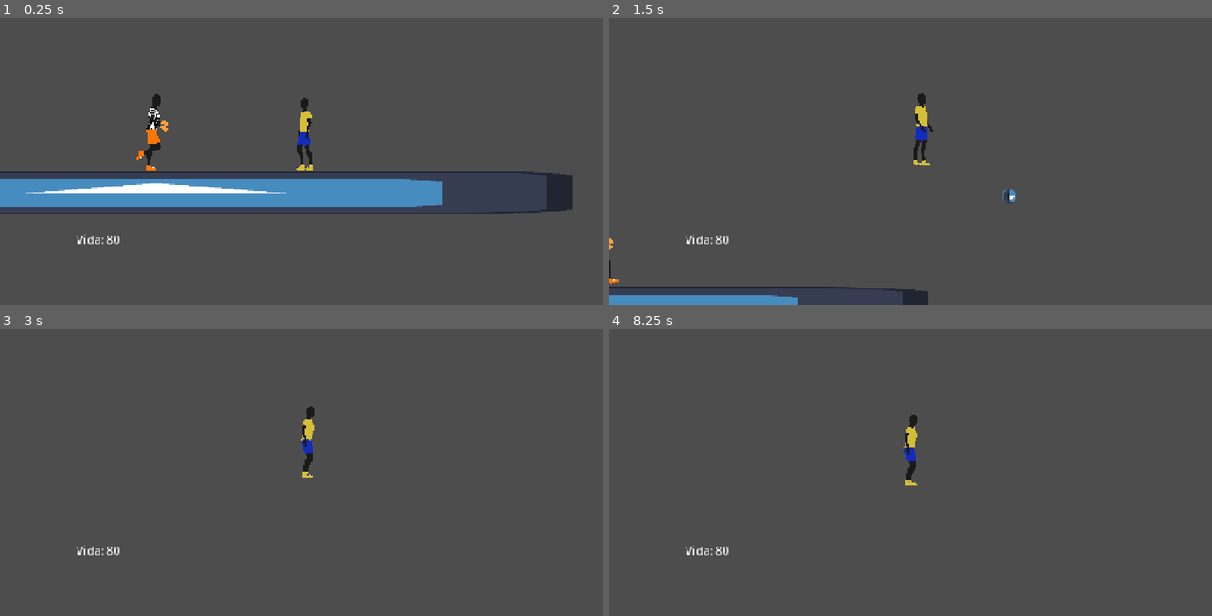
Above: before the commit, frames 1-4 (two rows, left to right).
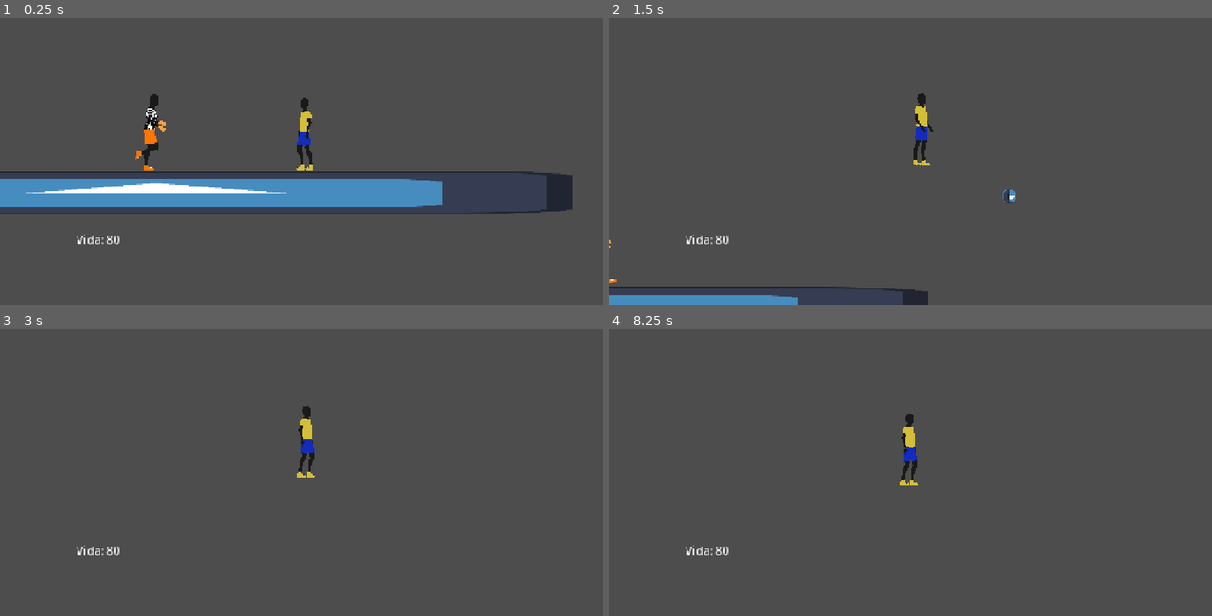
Above: after the commit, the same moments.

Repository: yGabrielT/A-Sombra-de-um-Jogador
Game: Godot game, scene res://Scenes/MainScenes/node_2d.tscn
Two runs of this game, one before a commit and one after it. Both use one fixed random seed, a clock stepped at 60 frames per second and the inputs below. The engine's default icon, where the game draws it, is replaced by a stand-in: a white triangle on a blue panel in a dark square.
Inputs (mouse positions are in pixels of both pictures, inside the frame that each line leads up to):
- Up to frame 1 (0.25 s): no input
- Up to frame 2 (1.5 s): move the mouse to (1049, 118) at 0.52 s; hold D (right) from 0.53 s (still down); right-click (1049, 118) at 0.6 s; tap W (up) at 0.77, 1.07 s; click (1049, 118) at 0.8 s; move the mouse to (789, 150) at 1.27 s; click (789, 150) at 1.35 s
- Up to frame 3 (3 s): tap W (up) at 1.52, 1.55, 1.82, 2.1 s; move the mouse to (367, 369) at 2.02 s; release D (right) at 2.03 s; hold A (left) 2.03-2.78 s; right-click (367, 369) at 2.3 s; move the mouse to (271, 512) at 2.77 s; hold D (right) from 2.78 s (still down); right-click (271, 512) at 2.85 s
- Up to frame 4 (8.25 s): tap W (up) at 3.02, 3.32, 3.77, 3.8, 4.07, 4.52, 4.82, 5.85, 6.02, 6.32, 6.77, 7.07, 7.52, 7.82 s; click (880, 512) at 3.05 s; move the mouse to (1097, 495) at 3.52 s; click (1097, 495) at 3.6 s; move the mouse to (729, 395) at 4.27 s; release D (right) at 4.28 s; hold A (left) 4.28-5.03 s; right-click (729, 395) at 4.35 s; move the mouse to (946, 443) at 5.02 s; hold D (right) 5.03-5.78 s; click (946, 443) at 5.1 s; move the mouse to (820, 360) at 5.77 s; hold A (left) 5.78-7.28 s; move the mouse to (1049, 429) at 6.52 s; right-click (1049, 429) at 6.6 s; move the mouse to (789, 461) at 7.27 s; hold D (right) from 7.28 s (still down); click (789, 461) at 7.35 s; move the mouse to (976, 369) at 8.02 s; right-click (976, 369) at 8.1 s

The runs differ from the first frame. In frame 1, 0.3% of the frame differs, in the area x 22-28%, y 26-54%; in frame 2, less than 0.1%; in frame 3, 0.3%; in frame 4, 0.3%.

Commit message:
abstracted enemies

Diff:
--- a/Scenes/InstaceableScenes/enemy2.tscn
+++ b/Scenes/InstaceableScenes/goalie.tscn
@@ -1,6 +1,6 @@
 [gd_scene format=3 uid="uid://bxmxnrqu6f2qy"]
 
-[ext_resource type="Script" uid="uid://c1my5hdpa4p2s" path="res://Scripts/enemy_2.gd" id="1_jvskp"]
+[ext_resource type="Script" uid="uid://c1my5hdpa4p2s" path="res://Scripts/goalie.gd" id="1_46fa0"]
 [ext_resource type="Texture2D" uid="uid://crisv0h1u1hkg" path="res://Sprites/goalie/melee_attack/0001.png" id="3_ycmvt"]
 [ext_resource type="Texture2D" uid="uid://drxmcn2ttd516" path="res://Sprites/goalie/melee_attack/0002.png" id="4_ys5p4"]
 [ext_resource type="Texture2D" uid="uid://dshe5202in4n" path="res://Sprites/goalie/melee_attack/0003.png" id="5_l4rrg"]
@@ -217,10 +217,10 @@
 [sub_resource type="RectangleShape2D" id="RectangleShape2D_p4idi"]
 size = Vector2(95, 136)
 
-[node name="Enemy2" type="CharacterBody2D" unique_id=990431236]
+[node name="Goalie" type="CharacterBody2D" unique_id=990431236]
 collision_layer = 2
 collision_mask = 12
-script = ExtResource("1_jvskp")
+script = ExtResource("1_46fa0")
 speed = 100
 
 [node name="CollisionShape2D" type="CollisionShape2D" parent="." unique_id=582716315]
@@ -232,7 +232,7 @@
 collision_mask = 5
 hit_from_inside = true
 
-[node name="AnimatedSprite2D" type="AnimatedSprite2D" parent="." unique_id=15574101]
+[node name="Sprite" type="AnimatedSprite2D" parent="." unique_id=15574101]
 scale = Vector2(0.9, 0.9)
 sprite_frames = SubResource("SpriteFrames_g4v7s")
 animation = &"walk_cycle"
@@ -246,4 +246,5 @@
 position = Vector2(-1.5, 3)
 shape = SubResource("RectangleShape2D_p4idi")
 
-[connection signal="body_entered" from="Area2D" to="." method="_on_body_entered"]
+[connection signal="area_entered" from="Area2D" to="." method="on_area_enemy_hit"]
+[connection signal="body_entered" from="Area2D" to="." method="on_enemy_hit"]
--- a/Scenes/InstaceableScenes/player.tscn
+++ b/Scenes/InstaceableScenes/player.tscn
@@ -823,7 +823,7 @@
 
 [node name="MeleeHitbox" type="Area2D" parent="." unique_id=1885001232]
 position = Vector2(22, 0)
-collision_layer = 2
+collision_layer = 8
 collision_mask = 2
 monitoring = false
 
@@ -859,5 +859,3 @@
 grow_vertical = 0
 size_flags_horizontal = 0
 text = "Vida: 100"
-
-[connection signal="area_entered" from="MeleeHitbox" to="." method="_on_melee_hitbox_area_entered"]
--- a/Scenes/InstaceableScenes/enemy1.tscn
+++ b/Scenes/InstaceableScenes/referee.tscn
@@ -1,27 +1,28 @@
 [gd_scene format=3 uid="uid://cw220udyo54ey"]
 
-[ext_resource type="Script" uid="uid://dpahxfyn4jq82" path="res://Scripts/enemy_1.gd" id="1_613ys"]
+[ext_resource type="Script" uid="uid://dpahxfyn4jq82" path="res://Scripts/referee.gd" id="1_613ys"]
 [ext_resource type="Texture2D" uid="uid://cycd0l2yenap2" path="res://icon.svg" id="1_mwujb"]
 [ext_resource type="PackedScene" uid="uid://dlhmvb5k3ji5p" path="res://Scenes/InstaceableScenes/card.tscn" id="2_ymk2p"]
 
 [sub_resource type="RectangleShape2D" id="RectangleShape2D_mwujb"]
 size = Vector2(52, 116)
 
-[node name="Enemy1" type="Area2D" unique_id=979487273]
+[node name="Referee" type="CharacterBody2D" unique_id=732526753]
 collision_layer = 2
 collision_mask = 12
 script = ExtResource("1_613ys")
 card_scene = ExtResource("2_ymk2p")
+attack_cooldown = 3
 
 [node name="CollisionShape2D" type="CollisionShape2D" parent="." unique_id=582716315]
 shape = SubResource("RectangleShape2D_mwujb")
 
-[node name="Icon" type="Sprite2D" parent="." unique_id=1710925286]
+[node name="Sprite" type="Sprite2D" parent="." unique_id=1710925286]
 modulate = Color(0.98274976, 6.08854e-06, 1.540184e-06, 1)
 scale = Vector2(0.40625, 0.859375)
 texture = ExtResource("1_mwujb")
 
-[node name="Icon" type="Sprite2D" parent="Icon" unique_id=947950936]
+[node name="Icon" type="Sprite2D" parent="Sprite" unique_id=947950936]
 modulate = Color(0.98274976, 6.08854e-06, 1.540184e-06, 1)
 position = Vector2(61.538464, 5.818182)
 scale = Vector2(0.40625, 0.859375)
@@ -31,4 +32,12 @@
 target_position = Vector2(600, 0)
 collision_mask = 5
 
-[connection signal="body_entered" from="." to="." method="_on_body_entered"]
+[node name="Area2D" type="Area2D" parent="." unique_id=232830306]
+collision_layer = 2
+collision_mask = 12
+
+[node name="CollisionShape2D" type="CollisionShape2D" parent="Area2D" unique_id=1008546462]
+shape = SubResource("RectangleShape2D_mwujb")
+
+[connection signal="area_entered" from="Area2D" to="." method="on_area_enemy_hit"]
+[connection signal="body_entered" from="Area2D" to="." method="on_enemy_hit"]
--- a/Scenes/MainScenes/node_2d.tscn
+++ b/Scenes/MainScenes/node_2d.tscn
@@ -2,9 +2,9 @@
 
 [ext_resource type="Texture2D" uid="uid://cycd0l2yenap2" path="res://icon.svg" id="1_bhfwh"]
 [ext_resource type="PackedScene" uid="uid://jolm6nu8s3" path="res://Scenes/InstaceableScenes/player.tscn" id="2_ey2t1"]
-[ext_resource type="PackedScene" uid="uid://cw220udyo54ey" path="res://Scenes/InstaceableScenes/enemy1.tscn" id="3_ey2t1"]
+[ext_resource type="PackedScene" uid="uid://cw220udyo54ey" path="res://Scenes/InstaceableScenes/referee.tscn" id="3_ey2t1"]
 [ext_resource type="Script" uid="uid://cjersx80p6f7d" path="res://Scripts/game_controller.gd" id="4_a1ksf"]
-[ext_resource type="PackedScene" uid="uid://bxmxnrqu6f2qy" path="res://Scenes/InstaceableScenes/enemy2.tscn" id="5_8wmor"]
+[ext_resource type="PackedScene" uid="uid://bxmxnrqu6f2qy" path="res://Scenes/InstaceableScenes/goalie.tscn" id="5_8wmor"]
 
 [sub_resource type="RectangleShape2D" id="RectangleShape2D_yf5fn"]
 size = Vector2(1179, 61)
@@ -28,11 +28,11 @@
 position = Vector2(576.5, 631.5)
 shape = SubResource("RectangleShape2D_yf5fn")
 
-[node name="Enemy2" parent="." unique_id=158617224 instance=ExtResource("5_8wmor")]
+[node name="Goalie" parent="." unique_id=158617224 instance=ExtResource("5_8wmor")]
 position = Vector2(541, 540)
 collision_mask = 9
 
-[node name="Enemy1" parent="." unique_id=979487273 instance=ExtResource("3_ey2t1")]
+[node name="Referee" parent="." unique_id=979487273 instance=ExtResource("3_ey2t1")]
 position = Vector2(98, 542)
 
 [node name="GameControllers" type="Node2D" parent="." unique_id=28470293]
--- a/Scripts/card.gd
+++ b/Scripts/card.gd
@@ -1,23 +1,10 @@
 extends Area2D
 
-var direction = 1
-
-# Called when the node enters the scene tree for the first time.
-func _ready() -> void:
-	pass # Replace with function body.
+var direction : int
 
 
-# Called every frame. 'delta' is the elapsed time since the previous frame.
 func _process(_delta: float) -> void:
-	if direction == 1:
+	if direction == Enemy.Direction.RIGHT:
 		self.position.x += 2
 	else:
 		self.position.x -= 2
-
-
-
-
-
-func _on_body_entered(body: Node2D) -> void:
-	body.health -= 10
-	queue_free()
--- /dev/null
+++ b/Scripts/enemy.gd
@@ -0,0 +1,44 @@
+class_name Enemy
+extends CharacterBody2D
+
+@export var health := 100
+@export var attack_cooldown := 1
+
+enum Direction {LEFT,RIGHT}
+
+var current_direction : int
+var initial_raycast_target_position : Vector2
+
+@onready var raycast : RayCast2D = $RayCast2D
+@onready var sprite := $Sprite
+
+func _ready() -> void:
+	initial_raycast_target_position = raycast.target_position
+
+func _process(delta: float) -> void:
+	check_direction()
+
+func check_direction():
+	if Global.game_controller.player.global_position.x > self.global_position.x:
+		current_direction = Direction.RIGHT
+		raycast.target_position = initial_raycast_target_position
+		sprite.flip_h = false
+	if Global.game_controller.player.global_position.x <= self.global_position.x:
+		current_direction = Direction.LEFT
+		raycast.target_position = -initial_raycast_target_position
+		sprite.flip_h = true
+
+func on_enemy_hit(body: Node2D) -> void:
+
+	if body.name == "Ball" or body.name == "MeleeHitbox":
+		health -= 35
+		if health <= 0:
+			self.queue_free()
+		body.queue_free()
+
+func on_area_enemy_hit(area: Area2D) -> void:
+	print(area.name)
+	if area.name == "MeleeHitbox":
+		health -= 10
+		if health <= 0:
+			self.queue_free()
--- a/Scripts/enemy_1.gd
+++ /dev/null
@@ -1,52 +0,0 @@
-extends Area2D
-
-@export var shoot_cooldown := 3
-@export var card_scene : PackedScene
-@export var health := 100
-@onready var raycast := $RayCast2D
-var can_shoot := true
-var shoot_timer : float
-var direction = 1
-
-# Called when the node enters the scene tree for the first time.
-func _ready() -> void:
-	pass # Replace with function body.
-
-
-# Called every frame. 'delta' is the elapsed time since the previous frame.
-func _process(delta: float) -> void:
-	if Global.game_controller.player.global_position.x < self.global_position.x:
-		self.scale.x = -1
-		direction = -1
-	else:
-		direction = 1
-		self.scale.x = 1
-
-	if raycast.get_collider() != null && raycast.get_collider().name == "Player":
-		shoot_card(delta)
-	if health <= 0:
-		queue_free()
-
-
-func shoot_card(delta):
-	if can_shoot:
-		can_shoot = false
-		var card_instance = card_scene.instantiate()
-		get_tree().current_scene.add_child(card_instance)
-		card_instance.direction = direction
-		card_instance.global_position = self.global_position
-		card_instance.rotation = -180
-		print("jogou carta")
-	else:
-		if shoot_timer < shoot_cooldown:
-			shoot_timer += delta
-		else:
-			can_shoot = true
-			shoot_timer = 0
-
-
-
-func _on_body_entered(body: Node2D) -> void:
-	if body.name == "Ball":
-		health -= 35
-		body.queue_free()
--- a/Scripts/enemy_2.gd
+++ /dev/null
@@ -1,77 +0,0 @@
-extends CharacterBody2D
-
-@export var shoot_cooldown := 1
-@export var card_scene : PackedScene
-@export var health := 100
-@export var speed := 60
-
-@onready var raycast := $RayCast2D
-@onready var sprite := $AnimatedSprite2D
-var can_melee := true
-var melee_timer : float
-var can_walk := true
-var direction = 1
-var initial_target_pos : Vector2
-var can_jump = true
-
-# Called when the node enters the scene tree for the first time.
-func _ready() -> void:
-	initial_target_pos = raycast.target_position
-
-
-# Called every frame. 'delta' is the elapsed time since the previous frame.
-func _physics_process(delta: float) -> void:
-	print(can_jump)
-	velocity.y += 2.5
-	if is_on_floor():
-		can_jump = true
-	else:
-		can_jump = false
-	if Global.game_controller.player.global_position.x > self.global_position.x:
-		handle_movement(1)
-	if Global.game_controller.player.global_position.x <= self.global_position.x:
-		handle_movement(-1)
-	if raycast.get_collider() != null && raycast.get_collider().name == "Player":
-		if can_melee:
-			can_melee = false
-			print("atacou na mão")
-			Global.game_controller.player.health -= 10
-	melee(delta)
-	if health <= 0:
-		queue_free()
-	move_and_slide()
-
-
-
-func handle_movement(cur_direction : int):
-
-	if can_melee:
-		direction = cur_direction
-		sprite.flip_h = true if cur_direction == -1 else false
-		raycast.target_position = -initial_target_pos if cur_direction == -1 else initial_target_pos
-		sprite.play("walk_cycle")
-		velocity.x = -speed if cur_direction == -1 else speed
-	else:
-		jump_to_attack()
-
-func melee(delta):
-	if !can_melee:
-		if melee_timer < shoot_cooldown:
-			melee_timer += delta
-		else:
-			can_melee = true
-			melee_timer = 0
-
-
-func jump_to_attack():
-	velocity.x = -speed * 2 if direction == -1 else speed * 2
-	if can_jump:
-		velocity.y = -75
-	sprite.play("melee_attack")
-
-
-func _on_body_entered(body: Node2D) -> void:
-	if body.name == "Ball":
-		sprite.play("melee_attack")
-		health -= 35
-		body.queue_free()
--- /dev/null
+++ b/Scripts/goalie.gd
@@ -0,0 +1,59 @@
+class_name Goalie
+extends Enemy
+
+@export var shoot_cooldown := 1
+@export var speed := 60
+
+var can_melee := true
+var melee_timer : float
+var can_jump = true
+
+
+func _ready() -> void:
+	super._ready()
+
+func _process(delta: float) -> void:
+	if can_melee:
+		super._process(delta)
+
+
+func _physics_process(delta: float) -> void:
+	velocity.y += 2.5
+	if is_on_floor():
+		can_jump = true
+	else:
+		can_jump = false
+	handle_movement()
+	if raycast.get_collider() != null && raycast.get_collider().name == "Player":
+		if can_melee:
+			can_melee = false
+			print("atacou na mão")
+			Global.game_controller.player.health -= 10
+	melee(delta)
+	if health <= 0:
+		queue_free()
+	move_and_slide()
+
+
+
+func handle_movement():
+	if can_melee:
+		sprite.play("walk_cycle")
+		velocity.x = -speed if current_direction == Direction.LEFT else speed
+	else:
+		jump_to_attack()
+
+func melee(delta):
+	if !can_melee:
+		if melee_timer < shoot_cooldown:
+			melee_timer += delta
+		else:
+			can_melee = true
+			melee_timer = 0
+
+
+func jump_to_attack():
+	velocity.x = -speed * 2 if current_direction == Direction.LEFT else speed * 2
+	if can_jump:
+		velocity.y = -75
+	sprite.play("melee_attack")
--- a/Scripts/player_controller.gd
+++ b/Scripts/player_controller.gd
@@ -6,7 +6,7 @@
 @export var gravity : int = 17
 @export var jump_strength : int = 600
 @export var shoot_strength : int = 10
-@export var meele_hitbox_timer := .1
+@export var meele_hitbox_timer := .01
 @export var ball_scene : PackedScene
 @export var camera : Camera2D
 @export var shoot_cooldown : float = .8
@@ -76,13 +76,13 @@
 	if is_on_floor():
 		velocity.y = -jump_strength
 		jumping = true
-		#char_sprite.play("jump")
 func shoot() -> void:
 	shooting = true
 	char_sprite.play("shoot")
 	await get_tree().create_timer(.2).timeout
 	var ball_instance := ball_scene.instantiate()
 	get_tree().current_scene.add_child(ball_instance)
+	ball_instance.name = "Ball"
 	ball_instance.global_position = ball_pos.global_position
 	var direction_to_mouse_ball = ball_pos.global_position.direction_to(mouse_pos)
 	ball_instance.apply_impulse(direction_to_mouse_ball * shoot_strength)
@@ -93,10 +93,8 @@
 func melee() -> void:
 	meele_hitbox.monitoring = true
 	meleeing = true
-	print("Iniciou carrinho")
 	char_sprite.play("head_bump")
 	await get_tree().create_timer(meele_hitbox_timer).timeout
-	print("Terminou carrinho")
 	meleeing = false
 	meele_hitbox.monitoring = false
 
@@ -105,30 +103,15 @@
 	var follow_camera_y := lerpf(camera.global_position.y, self.global_position.y, 10 * delta)
 	var middle_of_cam_and_mouse_x := lerpf(follow_camera_x, mouse_pos.x, .1)
 	var middle_of_cam_and_mouse_y := lerpf(follow_camera_y, mouse_pos.y, .01)
-#	var middle_of_cam_and_mouse := Vector2(follow_camera_x,follow_camera_y).lerp(mouse_pos, .1)
 	camera.global_position = Vector2(middle_of_cam_and_mouse_x, middle_of_cam_and_mouse_y)
 
-func _on_melee_hitbox_area_entered(area: Area2D) -> void:
-	area.health -= 50
-
 func handle_animations() -> void:
-	#print(char_sprite.is_playing())
 	if is_on_floor():
 		if is_on_air:
 			jumping = false
 			is_on_air = false
 	else:
 		is_on_air = true
-			#char_sprite.play("fall")
-			#print(char_sprite.animation)
-		#if raw_speed != 0:
-			#if char_sprite.animation != "shoot" and char_sprite.animation != "head_bump":
-				#char_sprite.play("walk")
-				#char_sprite.flip_h = true if raw_speed < 0 else false
-		#else:
-			#if char_sprite.animation != "fall" and char_sprite.animation != "shoot" and char_sprite.animation != "head_bump":
-				#char_sprite.play("idle")
-
 	char_sprite.flip_h = true if raw_speed < 0 else false
 	var idle = true if raw_speed == 0 else false
 	anim_tree.set("parameters/conditions/idle", idle)
--- /dev/null
+++ b/Scripts/referee.gd
@@ -0,0 +1,35 @@
+class_name Referee
+extends Enemy
+
+@export var card_scene : PackedScene
+var can_shoot := true
+var shoot_timer : float
+
+
+func _ready() -> void:
+	super._ready()
+
+
+func _process(delta: float) -> void:
+	super._process(delta)
+	if raycast.get_collider() != null && raycast.get_collider().name == "Player":
+		shoot_card(delta)
+	if health <= 0:
+		queue_free()
+
+
+func shoot_card(delta):
+	if can_shoot:
+		can_shoot = false
+		var card_instance = card_scene.instantiate()
+		get_tree().current_scene.add_child(card_instance)
+		card_instance.direction = current_direction
+		card_instance.global_position = self.global_position
+		card_instance.rotation = -180
+		print("jogou carta")
+	else:
+		if shoot_timer < attack_cooldown:
+			shoot_timer += delta
+		else:
+			can_shoot = true
+			shoot_timer = 0
Not shown, added: Scripts/enemy.gd.uid
Renamed: Scripts/enemy_2.gd.uid -> Scripts/goalie.gd.uid
Renamed: Scripts/enemy_1.gd.uid -> Scripts/referee.gd.uid
